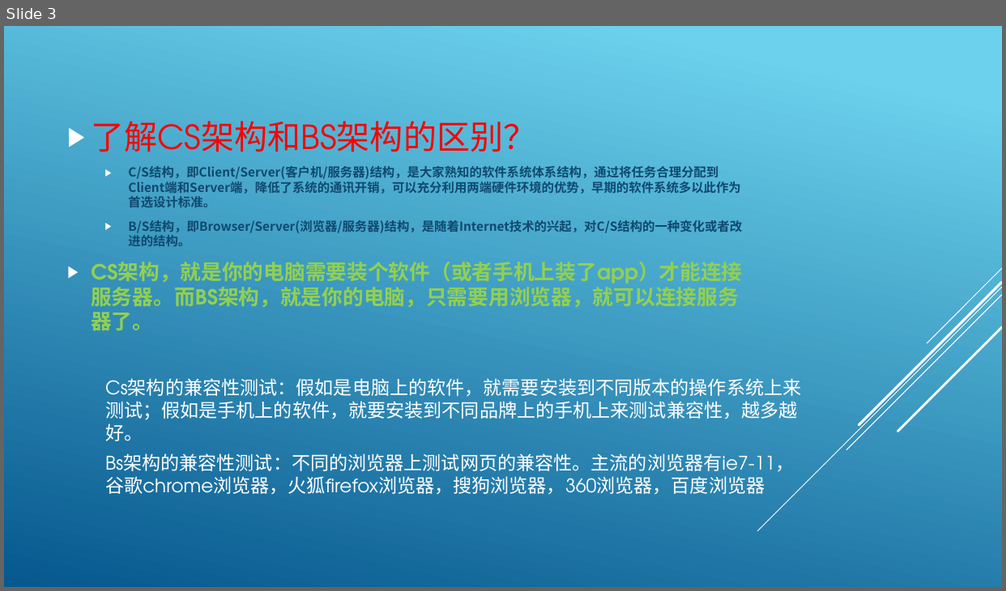
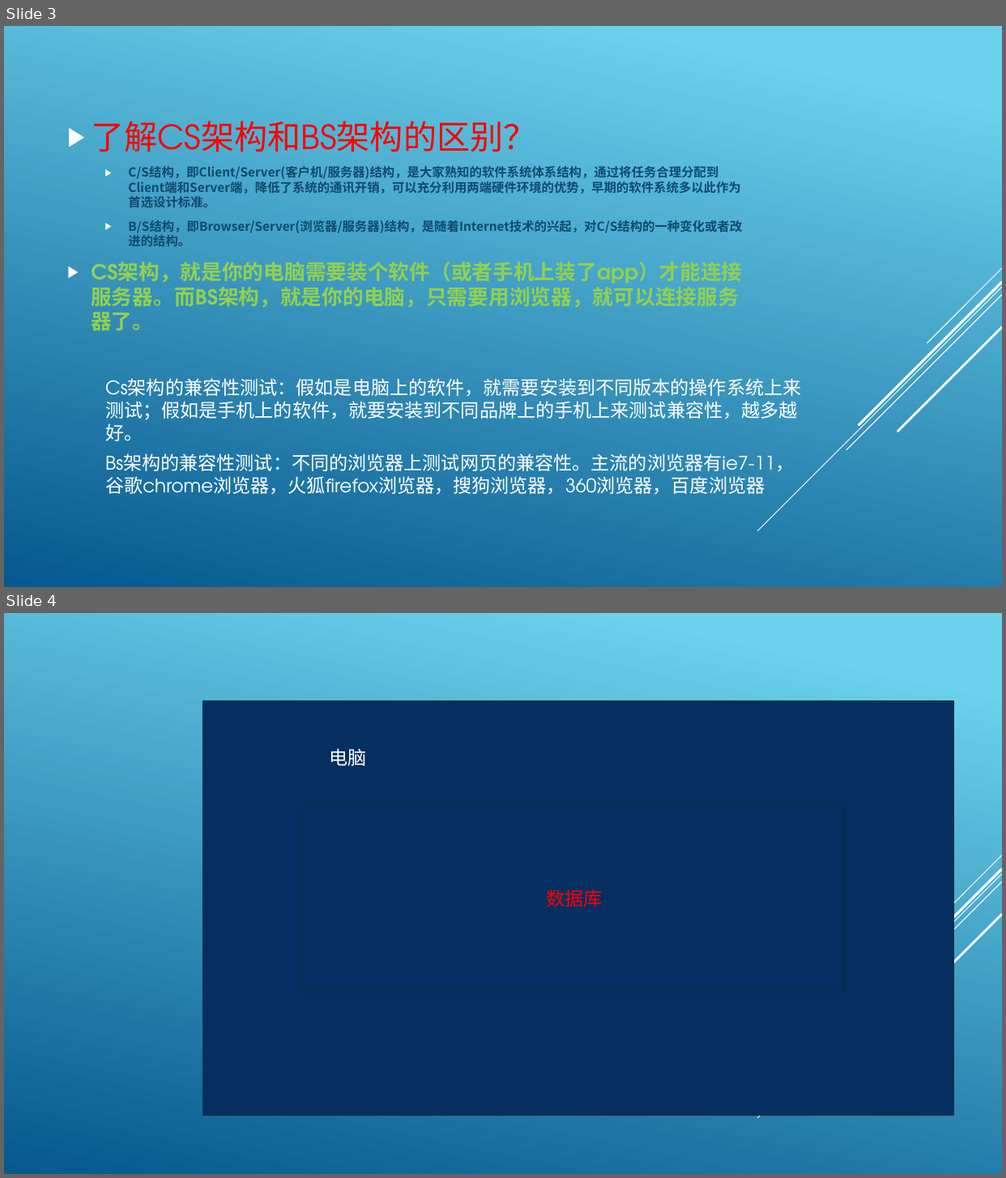
Before and after one commit to JakeWendao/test_moban, a slide deck: ppt系列/0001服务器都有哪些构成？.pptx. Shown one above the other, each under a label of ours: slide 3 before the commit, slides 3 and 4 after it. The pictures are 1006x591 and 1006x1178 pixels, drawn with LibreOffice and Linux fonts; fonts in the diff are those of the drawing. Boxes give left, top, right and bottom in pixels: in the first picture for what was removed or moved away, otherwise in the second. Text is boxed around its words. In the diff, an @@ line names an element or a change of style, - is before the commit and + after.

Commit message:
ppt更新

```diff
--- a/ppt系列/0001服务器都有哪些构成？.pptx
+++ b/ppt系列/0001服务器都有哪些构成？.pptx
@@ slide 4 added at <box>4,613,1002,1174</box>, background gradient #6ED2EB to #06588E; not listed: 5 template elements that a slide beside it also shows @@
@@ rectangle added at <box>203,701,954,1115</box>, fill #052F61, outline #043148 1.25 pt @@
@@ text added at <box>329,748,366,766</box>, 18 pt, text #FFFFFF @@
+电脑
@@ rectangle added at <box>304,805,845,993</box>, fill #052F61, outline #043148 1.25 pt, 18 pt, text #FF0000 @@
+数据库
```
